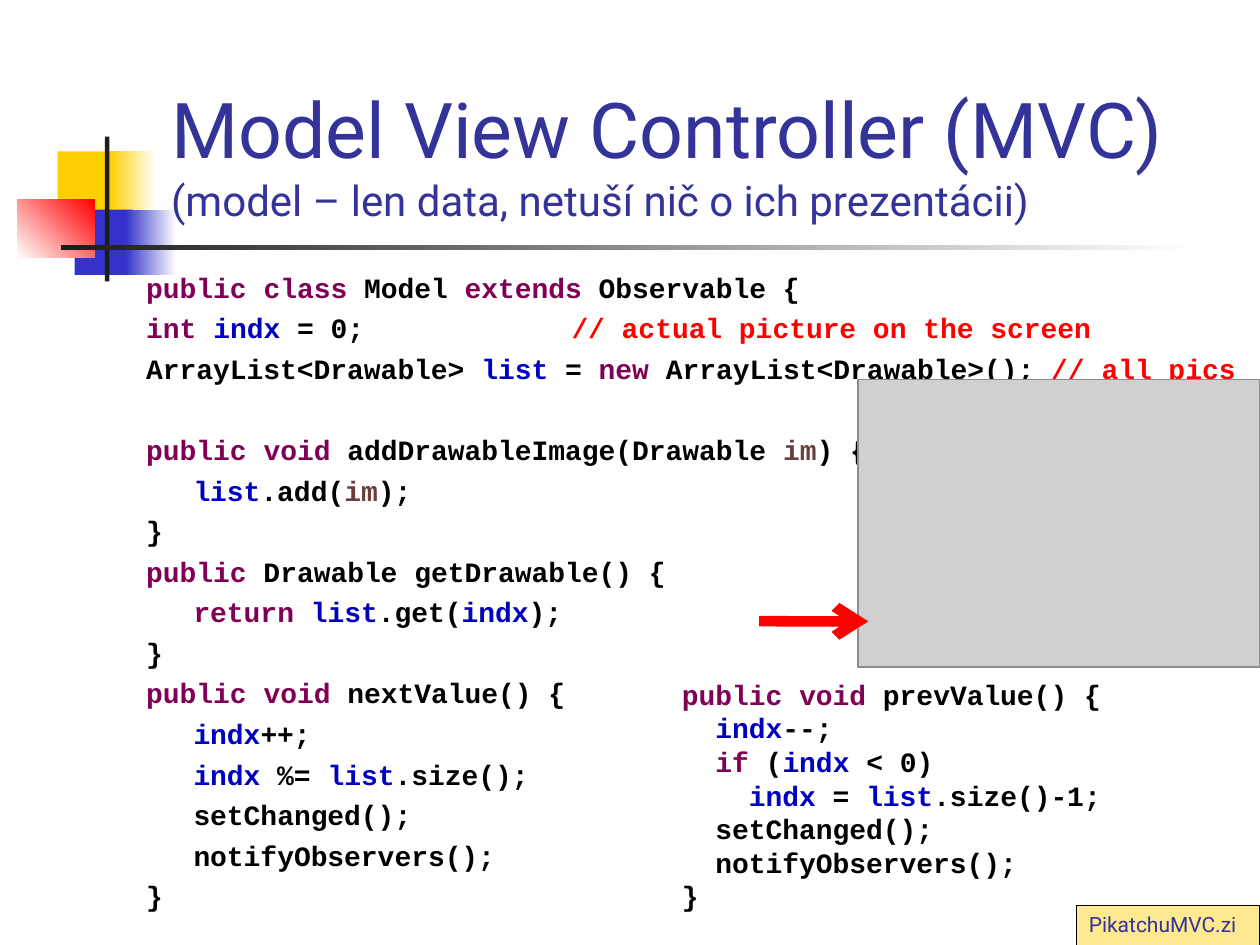
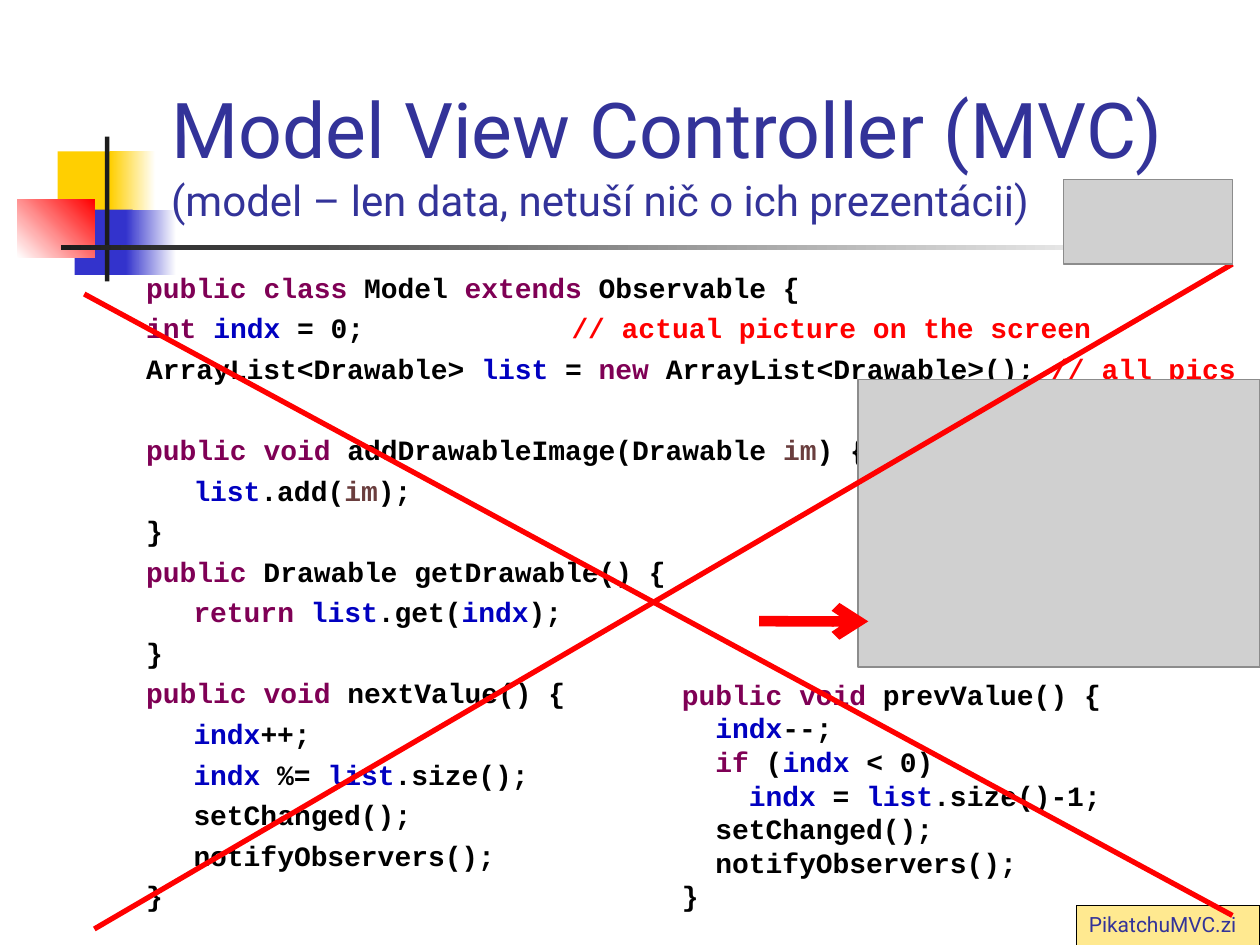
Before and after one commit to vmandro/Prednasky, a slide deck: slide 4 of 07/07_Android.ppt (slide 3 before the commit). Drawn at 1260x945 pixels with LibreOffice and Linux fonts; fonts in the diff are those of the drawing; grey boxes stand for pictures. Boxes give left, top, right and bottom in pixels: in the first picture for what was removed or moved away, otherwise in the second. Text is boxed around its words. In the diff, an @@ line names an element or a change of style, - is before the commit and + after.

```diff
--- a/07/07_Android.ppt
+++ b/07/07_Android.ppt
@@ picture added at bbox=[1063, 180, 1232, 265] @@
@@ line added from (94, 929) to (1232, 265), #FF0000 3 pt @@
@@ line added from (84, 294) to (1232, 916), #FF0000 3 pt @@
```
Also in this commit, not shown: 15 other slides changed, 1 slide added, 4 other files.
